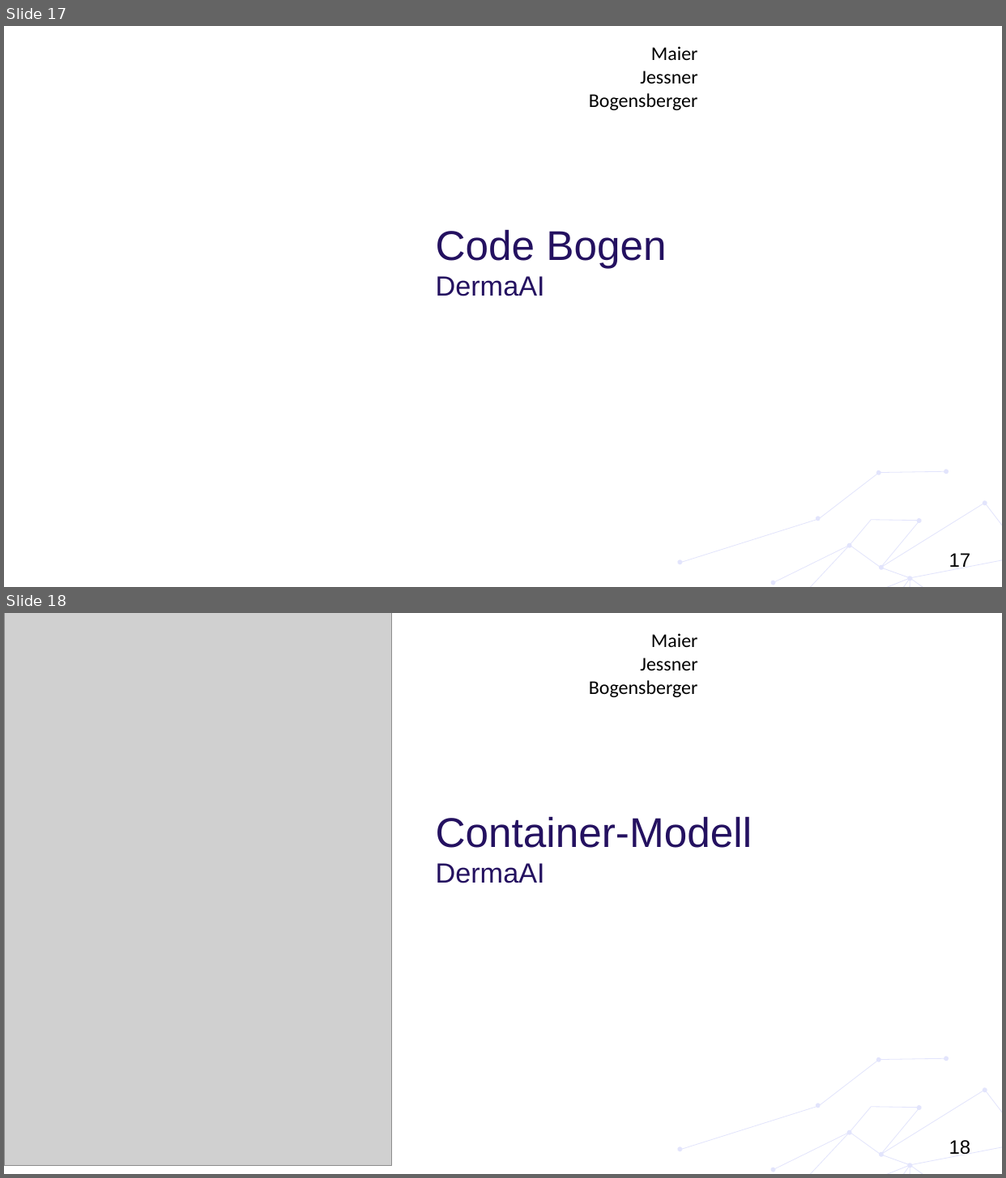
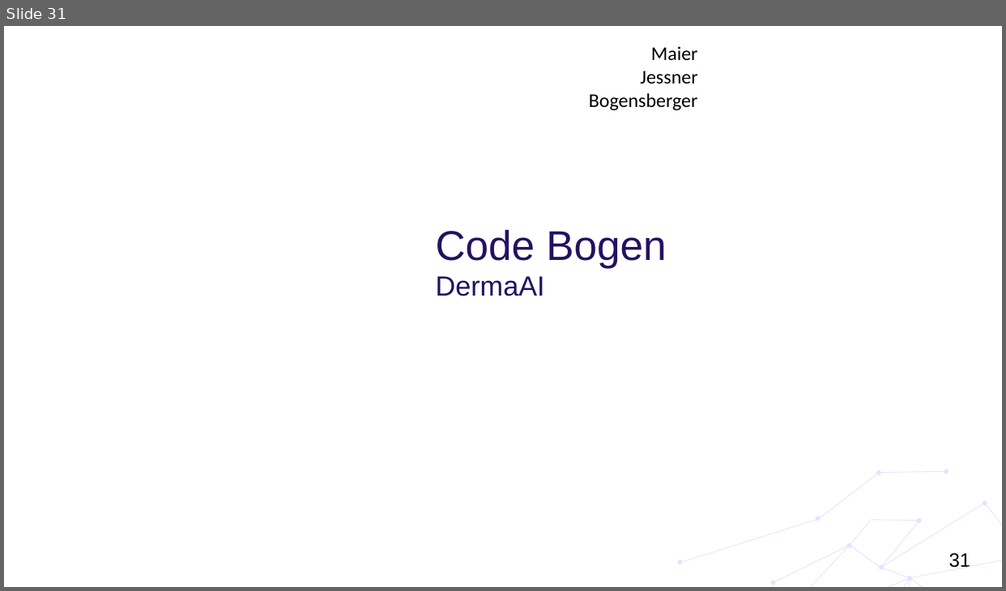
Before and after one commit to huthuthiddeli/DermaAI, a slide deck: documents/DA11_DermaAI_Präsentation3.pptx. Shown one above the other, each under a label of ours: slides 17 and 18 before the commit, slide 31 after it. The pictures are 1006x1178 and 1006x591 pixels, drawn with LibreOffice and Linux fonts; fonts in the diff are those of the drawing; grey boxes stand for pictures; background and template pictures are left out. Boxes give left, top, right and bottom in pixels: in the first picture for what was removed or moved away, otherwise in the second. Text is boxed around its words. In the diff, an @@ line names an element or a change of style, - is before the commit and + after.

Commit message:
added verteilungsdiagramm, ablaufdiagramm, componentdiagramm, c4model ai, updated presentation

```diff
--- a/documents/DA11_DermaAI_Präsentation3.pptx
+++ b/documents/DA11_DermaAI_Präsentation3.pptx
@@ slide 18 removed at [4, 613, 1002, 1174], background #FFFFFF; not listed: 4 template elements that a slide beside it also shows @@
@@ picture removed at [4, 613, 392, 1166] @@
@@ title removed at [436, 816, 752, 884] @@
-Container-Modell
-DermaAI
@@ what was slide 17 is now slide 31 @@
@@ page number at [949, 553, 971, 568]: text changed @@
-17
+31
```
Also in this commit, not shown: 3 slides changed, 17 slides added, 3 other slides removed, 13 other files.
